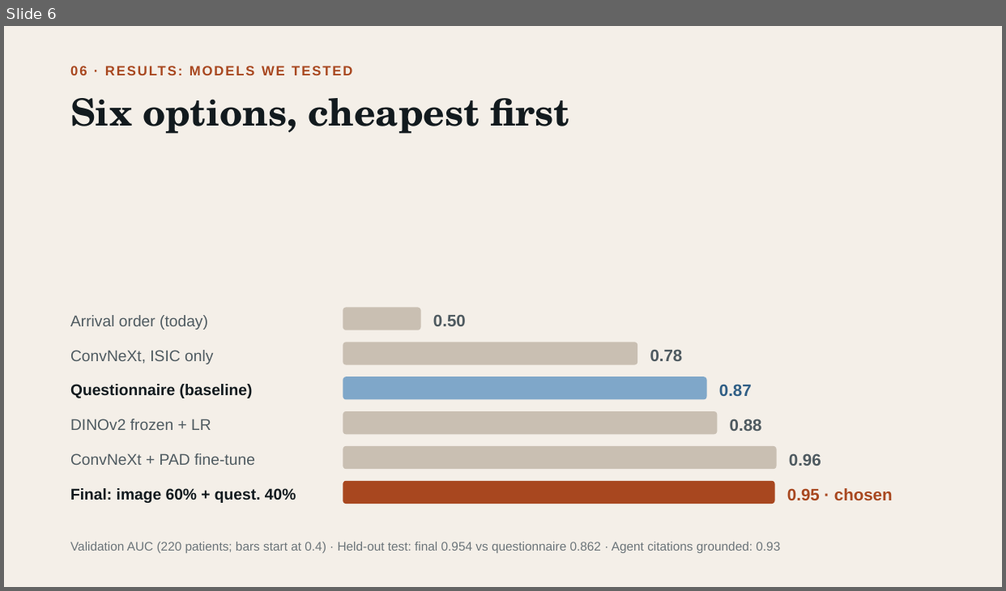
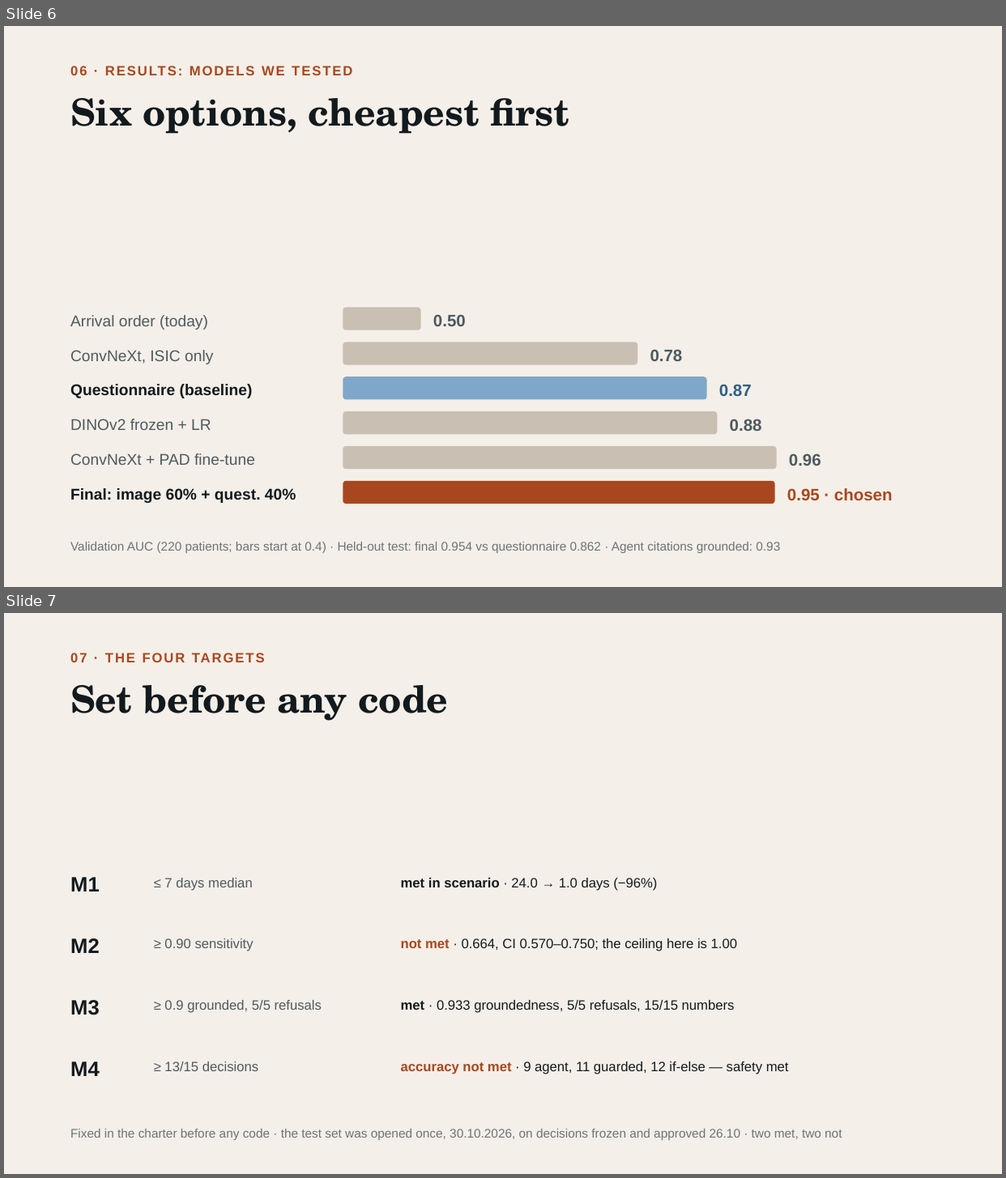
Before and after one commit to IfatDav/skin-lesion-assistant, a slide deck: Presentation/Skin Lesion Triage.pptx. Shown one above the other, each under a label of ours: slide 6 before the commit, slides 6 and 7 after it. The pictures are 1006x591 and 1006x1178 pixels, drawn with LibreOffice and Linux fonts; fonts in the diff are those of the drawing. Boxes give left, top, right and bottom in pixels: in the first picture for what was removed or moved away, otherwise in the second. Text is boxed around its words. In the diff, an @@ line names an element or a change of style, - is before the commit and + after.

```diff
--- a/Presentation/Skin Lesion Triage.pptx
+++ b/Presentation/Skin Lesion Triage.pptx
@@ slide 7 added at <box>4,613,1002,1174</box>, background #F4EFE8 @@
@@ text added at <box>70,646,552,667</box>, 13 pt, text #A8471F, bold @@
+07 · THE FOUR TARGETS
@@ title added at <box>70,685,448,721</box>, 36 pt, text #121A1E, bold @@
+Set before any code
@@ text added at <box>70,877,100,892</box>, 20 pt, text #121A1E, bold @@
+M1
@@ text added at <box>164,878,253,891</box>, 13 pt, text #4E5A60 @@
+≤ 7 days median
@@ text added at <box>401,878,657,891</box>, 13 pt, text #121A1E @@
+met in scenario · 24.0 → 1.0 days (−96%)
@@ text added at <box>70,939,100,953</box>, 20 pt, text #121A1E, bold @@
+M2
@@ text added at <box>164,939,253,952</box>, 13 pt, text #4E5A60 @@
+≥ 0.90 sensitivity
@@ text added at <box>401,939,737,952</box>, 13 pt, text #121A1E @@
+not met · 0.664, CI 0.570–0.750; the ceiling here is 1.00
@@ text added at <box>70,1000,100,1016</box>, 20 pt, text #121A1E, bold @@
+M3
@@ text added at <box>164,1000,322,1013</box>, 13 pt, text #4E5A60 @@
+≥ 0.9 grounded, 5/5 refusals
@@ text added at <box>401,1000,735,1013</box>, 13 pt, text #121A1E @@
+met · 0.933 groundedness, 5/5 refusals, 15/15 numbers
@@ text added at <box>70,1062,100,1076</box>, 20 pt, text #121A1E, bold @@
+M4
@@ text added at <box>164,1062,258,1071</box>, 13 pt, text #4E5A60 @@
+≥ 13/15 decisions
@@ text added at <box>401,1062,789,1075</box>, 13 pt, text #121A1E @@
+accuracy not met · 9 agent, 11 guarded, 12 if-else — safety met
@@ text added at <box>70,1129,842,1140</box>, 12 pt, text #6B7479 @@
+Fixed in the charter before any code · the test set was opened once, 30.10.2026, on decisions frozen and approved 26.10 · two met, two not
```
Also in this commit, not shown: 6 slides changed.
